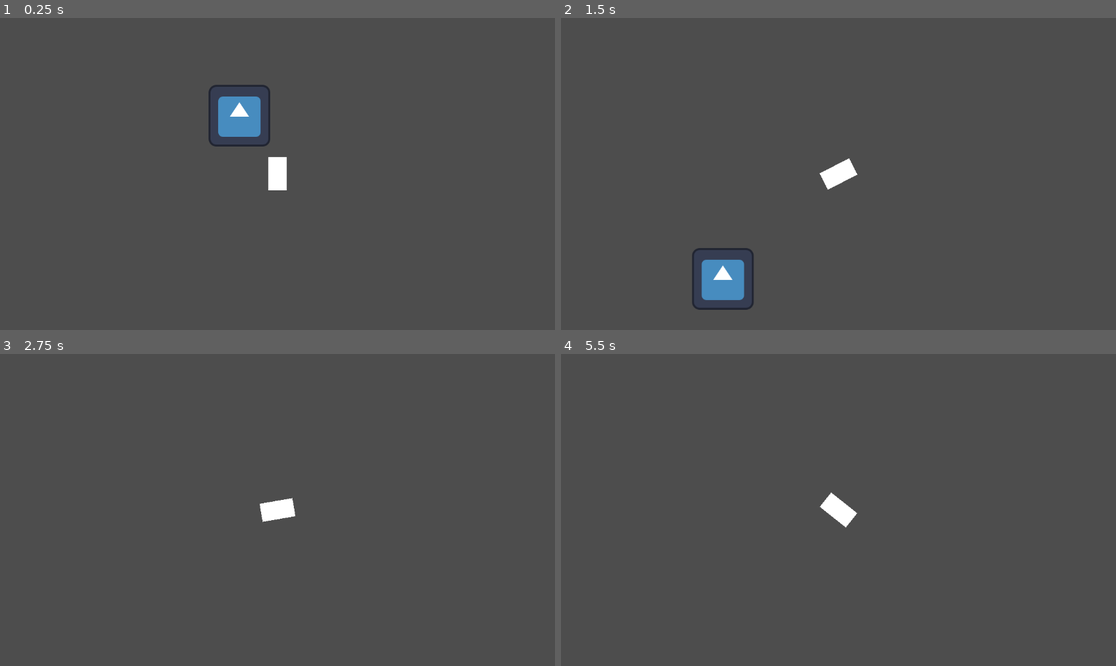
Above: before the commit, frames 1-4 (two rows, left to right).
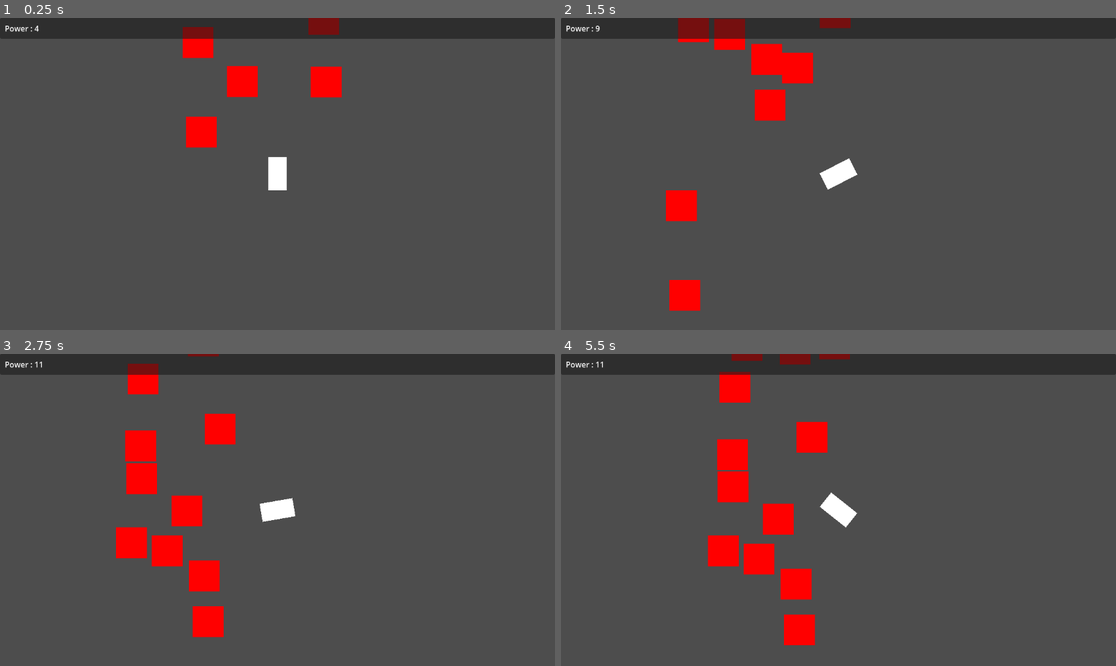
Above: after the commit, the same moments.

Repository: m-conti/gamejam-thailand-summer
Game: Godot game, scene res://level.tscn
Same seed, same stepped clock (60 frames per second), same inputs: the game is played once before the commit and once after it. The engine's default icon, where the game draws it, is replaced by a stand-in: a white triangle on a blue panel in a dark square.
Inputs:
- Up to frame 1 (0.25 s): no input
- Up to frame 2 (1.5 s): hold D (right) 0.53-1.28 s; hold A (left) from 1.28 s (still down)
- Up to frame 3 (2.75 s): release A (left) at 2.03 s; hold D (right) from 2.03 s (still down)
- Up to frame 4 (5.5 s): release D (right) at 3.53 s; hold A (left) from 3.53 s (still down)

The runs differ from the first frame. In frame 1, 9.9% of the frame differs, in the area x 0-100%, y 0-42%; in frame 2, 11%; in frame 3, 12%; in frame 4, 12%, in the area x 0-100%, y 0-94%.

Commit message:
terrain generation

Diff:
--- a/entities/player.gd
+++ b/entities/player.gd
@@ -3,6 +3,13 @@
 
 @export var speed: float = 400
 @export var rotation_speed: float = 2.0
+
+@export var power_label: Label
+
+var power: int = 1:
+	set(x):
+		power = x
+		power_label.text = "Power : " + str(power)
 
 func _physics_process(delta: float) -> void:
 	if Input.is_action_pressed("right"):
@@ -12,3 +19,11 @@
 
 	velocity = speed * Vector2.from_angle(rotation - PI / 2)
 	move_and_slide()
+
+
+func _on_eatting_zone_body_entered(body: Node2D) -> void:
+	if body is not Zombie:
+		return
+
+	body.queue_free()
+	power += 1
--- a/entities/player.tscn
+++ b/entities/player.tscn
@@ -11,6 +11,9 @@
 [sub_resource type="GradientTexture2D" id="GradientTexture2D_b0kkn"]
 gradient = SubResource("Gradient_merdl")
 
+[sub_resource type="RectangleShape2D" id="RectangleShape2D_merdl"]
+size = Vector2(124, 144)
+
 [node name="Player" type="CharacterBody2D"]
 script = ExtResource("1_merdl")
 
@@ -22,3 +25,10 @@
 texture = SubResource("GradientTexture2D_b0kkn")
 
 [node name="Camera2D" type="Camera2D" parent="."]
+
+[node name="EattingZone" type="Area2D" parent="."]
+
+[node name="CollisionShape2D" type="CollisionShape2D" parent="EattingZone"]
+shape = SubResource("RectangleShape2D_merdl")
+
+[connection signal="body_entered" from="EattingZone" to="." method="_on_eatting_zone_body_entered"]
--- /dev/null
+++ b/entities/zombie.gd
@@ -0,0 +1 @@
+class_name Zombie extends CharacterBody2D
--- /dev/null
+++ b/entities/zombie.tscn
@@ -0,0 +1,21 @@
+[gd_scene load_steps=5 format=3 uid="uid://bumv2gl7e517t"]
+
+[ext_resource type="Script" uid="uid://ch5ybkobangpg" path="res://entities/zombie.gd" id="1_fobxw"]
+
+[sub_resource type="Gradient" id="Gradient_gbfys"]
+colors = PackedColorArray(1, 0, 0, 1, 1, 0, 0, 1)
+
+[sub_resource type="GradientTexture2D" id="GradientTexture2D_fobxw"]
+gradient = SubResource("Gradient_gbfys")
+
+[sub_resource type="RectangleShape2D" id="RectangleShape2D_i60gn"]
+size = Vector2(64, 64)
+
+[node name="Zombie" type="CharacterBody2D"]
+script = ExtResource("1_fobxw")
+
+[node name="Sprite2D" type="Sprite2D" parent="."]
+texture = SubResource("GradientTexture2D_fobxw")
+
+[node name="CollisionShape2D" type="CollisionShape2D" parent="."]
+shape = SubResource("RectangleShape2D_i60gn")
--- a/level.tscn
+++ b/level.tscn
@@ -1,17 +1,14 @@
 [gd_scene load_steps=4 format=3 uid="uid://bdgxphbkkgn3x"]
 
 [ext_resource type="PackedScene" uid="uid://s4ysxh3xnveh" path="res://entities/player.tscn" id="1_vonw3"]
-[ext_resource type="Texture2D" uid="uid://br3ifyc2rlrmn" path="res://icon.svg" id="2_oi3di"]
+[ext_resource type="Script" uid="uid://delpi66snvovv" path="res://level_generator.gd" id="2_vonw3"]
 
 [sub_resource type="WorldBoundaryShape2D" id="WorldBoundaryShape2D_vonw3"]
 
 [node name="Level" type="Node2D"]
 
-[node name="Player" parent="." instance=ExtResource("1_vonw3")]
-
-[node name="Icon" type="Sprite2D" parent="."]
-position = Vector2(-79, -221)
-texture = ExtResource("2_oi3di")
+[node name="Player" parent="." node_paths=PackedStringArray("power_label") instance=ExtResource("1_vonw3")]
+power_label = NodePath("../CanvasLayer/Control/PanelContainer/MarginContainer/Power")
 
 [node name="WorldBorders" type="Node2D" parent="."]
 
@@ -28,3 +25,36 @@
 
 [node name="CollisionShape2D" type="CollisionShape2D" parent="WorldBorders/Left"]
 shape = SubResource("WorldBoundaryShape2D_vonw3")
+
+[node name="CanvasLayer" type="CanvasLayer" parent="."]
+
+[node name="Control" type="Control" parent="CanvasLayer"]
+layout_mode = 3
+anchors_preset = 15
+anchor_right = 1.0
+anchor_bottom = 1.0
+grow_horizontal = 2
+grow_vertical = 2
+
+[node name="PanelContainer" type="PanelContainer" parent="CanvasLayer/Control"]
+layout_mode = 1
+anchors_preset = 10
+anchor_right = 1.0
+grow_horizontal = 2
+
+[node name="MarginContainer" type="MarginContainer" parent="CanvasLayer/Control/PanelContainer"]
+layout_mode = 2
+theme_override_constants/margin_left = 10
+theme_override_constants/margin_top = 10
+theme_override_constants/margin_right = 10
+theme_override_constants/margin_bottom = 10
+
+[node name="Power" type="Label" parent="CanvasLayer/Control/PanelContainer/MarginContainer"]
+layout_mode = 2
+size_flags_horizontal = 0
+text = "Power : 1"
+
+[node name="LevelGenerator" type="Node2D" parent="." node_paths=PackedStringArray("player")]
+script = ExtResource("2_vonw3")
+player = NodePath("../Player")
+metadata/_custom_type_script = "uid://delpi66snvovv"
--- /dev/null
+++ b/level_generator.gd
@@ -0,0 +1,74 @@
+class_name LevelGenerator extends Node2D
+
+
+const MAX_SPAWN_ATTEMPT = 50
+
+
+@export var x_min: float = -200
+@export var x_max: float = 200
+
+@export var chunck_size: float = 500
+@export var entities_per_chunck: int = 10
+
+@export var player: Player
+
+var min_chunck_idx: int = 0
+var max_chunck_idx: int = 0
+var chuncks: Array[Node2D] = []
+
+
+func get_random_entity() -> Node:
+	return preload("res://entities/zombie.tscn").instantiate()
+
+
+func generate_chunck() -> void:
+	var chunck_idx = max_chunck_idx + 1
+	max_chunck_idx = chunck_idx
+
+	var entities_rect: Array[Rect2] = []
+	var chunck_rect = Rect2(x_min, -chunck_idx * chunck_size, x_max - x_min, chunck_size)
+
+	var chunck = Node2D.new()
+	add_child(chunck)
+	chuncks.append(chunck)
+
+	for i in entities_per_chunck:
+		for _attempt in MAX_SPAWN_ATTEMPT:
+			var entity: Zombie = get_random_entity()
+			entity.position = Vector2(randf_range(x_min, x_max), -(chunck_idx - randf()) * chunck_size)
+			var rect: Rect2 = entity.get_node("Sprite2D").get_rect()
+			rect.position += entity.position
+
+			if not chunck_rect.encloses(rect):
+				continue
+
+			if entities_rect.any(func(other_rect: Rect2): return rect.intersects(other_rect)):
+				continue
+
+			entities_rect.append(rect)
+			chunck.add_child(entity)
+			break
+
+
+func remove_chunck() -> void:
+	var chunck = chuncks.pop_front()
+	if chunck == null:
+		print("Trying to remove an unexisting chunck")
+		return
+
+	min_chunck_idx += 1
+
+	chunck.queue_free()
+
+
+func _ready() -> void:
+	for i in range(1):
+		generate_chunck()
+
+
+func _process(_delta: float) -> void:
+	if -player.position.y > (min_chunck_idx + 2) * chunck_size:
+		remove_chunck()
+
+	if -player.position.y > (max_chunck_idx - 1) * chunck_size:
+		generate_chunck()
Not shown: 1 places in entities/player.tscn that only renumber resources
Not shown, added: entities/zombie.gd.uid
Not shown, added: level_generator.gd.uid
